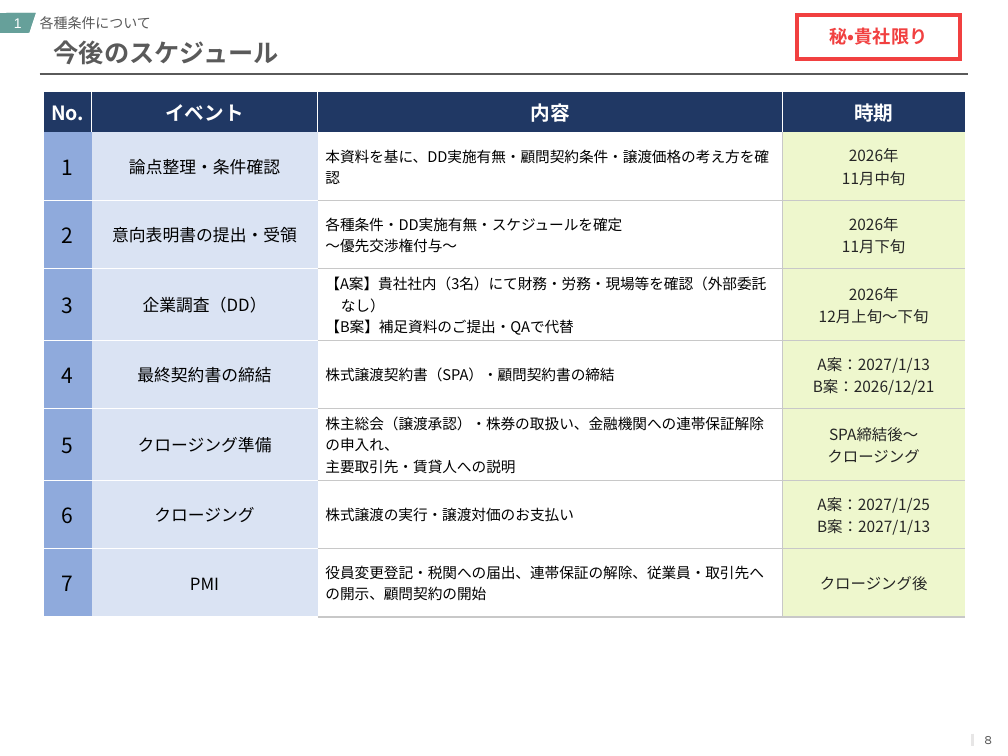
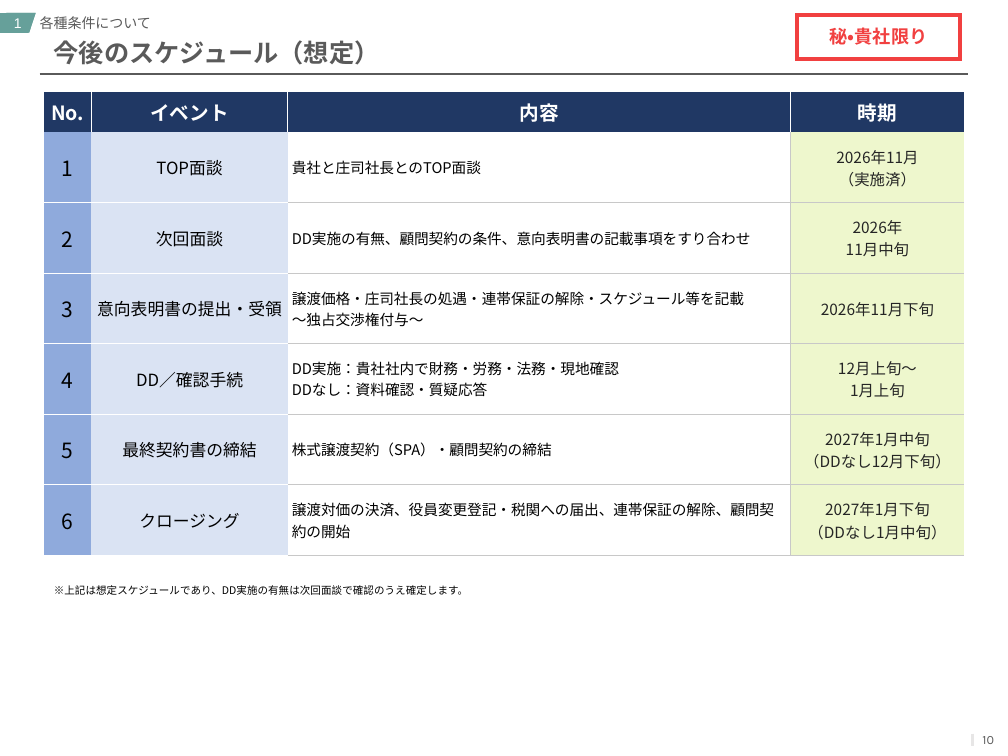
Before and after one commit to keisuketagaito/github-1st, a slide deck: slide 11 of 株式会社高塚商事/高塚商事_今後のスケジュールと論点整理.pptx (slide 9 before the commit). Drawn at 1008x756 pixels with LibreOffice and Linux fonts; fonts in the diff are those of the drawing. Boxes give left, top, right and bottom in pixels: in the first picture for what was removed or moved away, otherwise in the second. Text is boxed around its words. In the diff, an @@ line names an element or a change of style, - is before the commit and + after.

```diff
--- a/株式会社高塚商事/高塚商事_今後のスケジュールと論点整理.pptx
+++ b/株式会社高塚商事/高塚商事_今後のスケジュールと論点整理.pptx
@@ title at (x1=54, y1=40, x2=380, y2=65): text changed @@
-今後のスケジュール
+今後のスケジュール（想定）
@@ table at (x1=44, y1=93, x2=965, y2=555) @@
-row 2: 1 | 論点整理・条件確認 | 本資料を基に、DD実施有無・顧問契約条件・譲渡価格の考え方を確認 | 2026年 / 11月中旬
-row 3: 2 | 意向表明書の提出・受領 | 各種条件・DD実施有無・スケジュールを確定 / 〜優先交渉権付与〜 | 2026年 / 11月下旬
-row 4: 3 | 企業調査（DD） | 【A案】貴社社内（3名）にて財務・労務・現場等を確認（外部委託なし） / 【B案】補足資料のご提出・QAで代替 | 2026年 / 12月上旬～下旬
-row 5: 4 | 最終契約書の締結 | 株式譲渡契約書（SPA）・顧問契約書の締結 | A案：2027/1/13 / B案：2026/12/21
-row 6: 5 | クロージング準備 | 株主総会（譲渡承認）・株券の取扱い、金融機関への連帯保証解除の申入れ、 / 主要取引先・賃貸人への説明 | SPA締結後～ / クロージング
-row 7: 6 | クロージング | 株式譲渡の実行・譲渡対価のお支払い | A案：2027/1/25 / B案：2027/1/13
-row 8: 7 | PMI | 役員変更登記・税関への届出、連帯保証の解除、従業員・取引先への開示、顧問契約の開始 | クロージング後
+row 2: 1 | TOP面談 | 貴社と庄司社長とのTOP面談 | 2026年11月 / （実施済）
+row 3: 2 | 次回面談 | DD実施の有無、顧問契約の条件、意向表明書の記載事項をすり合わせ | 2026年 / 11月中旬
+row 4: 3 | 意向表明書の提出・受領 | 譲渡価格・庄司社長の処遇・連帯保証の解除・スケジュール等を記載 / 〜独占交渉権付与〜 | 2026年11月下旬
+row 5: 4 | DD／確認手続 | DD実施：貴社社内で財務・労務・法務・現地確認 / DDなし：資料確認・質疑応答 | 12月上旬～ / 1月上旬
+row 6: 5 | 最終契約書の締結 | 株式譲渡契約（SPA）・顧問契約の締結 | 2027年1月中旬 / （DDなし12月下旬）
+row 7: 6 | クロージング | 譲渡対価の決済、役員変更登記・税関への届出、連帯保証の解除、顧問契約の開始 | 2027年1月下旬 / （DDなし1月中旬）
@@ text added at (x1=54, y1=585, x2=468, y2=595), 7.5 pt, text #000000 @@
+※上記は想定スケジュールであり、DD実施の有無は次回面談で確認のうえ確定します。
@@ page number at (x1=982, y1=736, x2=994, y2=744): text changed @@
-8
+10
```
Also in this commit, not shown: 5 other slides changed, 3 slides added, 1 slide removed, 2 other files.
